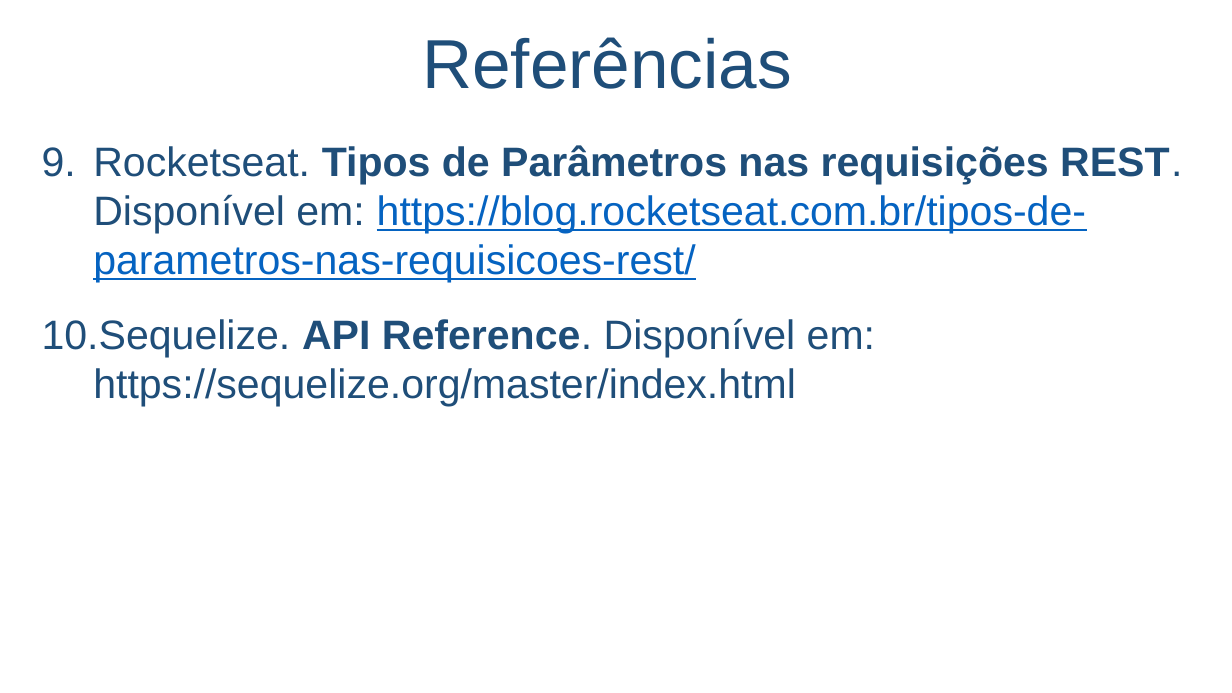
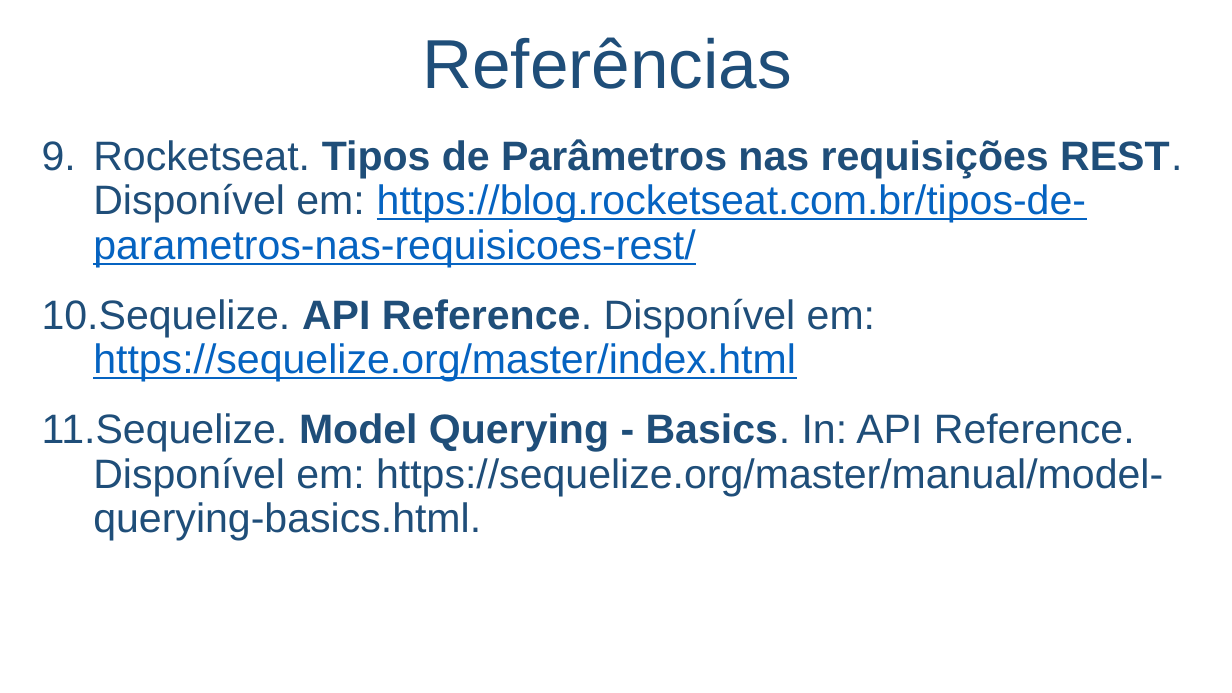
Before and after one commit to salmo-jr/public-slides, a slide deck: slide 56 of node-js.pptx (slide 50 before the commit). Drawn at 1232x693 pixels with LibreOffice and Linux fonts; fonts in the diff are those of the drawing; background and template pictures are left out. Boxes give left, top, right and bottom in pixels: in the first picture for what was removed or moved away, otherwise in the second. Text is boxed around its words. In the diff, an @@ line names an element or a change of style, - is before the commit and + after.

Commit message:
queries via sequelize

```diff
--- a/node-js.pptx
+++ b/node-js.pptx
@@ text at box(42, 139, 1182, 382): text colour #1F4E79 to #0563C1, underline on in "https://sequelize.org/master/index.html"; line spacing 1 to 0.9 @@
@@ text at box(42, 413, 1163, 540): paragraph added @@
+11. Sequelize. Model Querying - Basics. In: API Reference. Disponível em: https://sequelize.org/master/manual/model-querying-basics.html.
```
Also in this commit, not shown: 4 other slides changed, 6 slides added.
